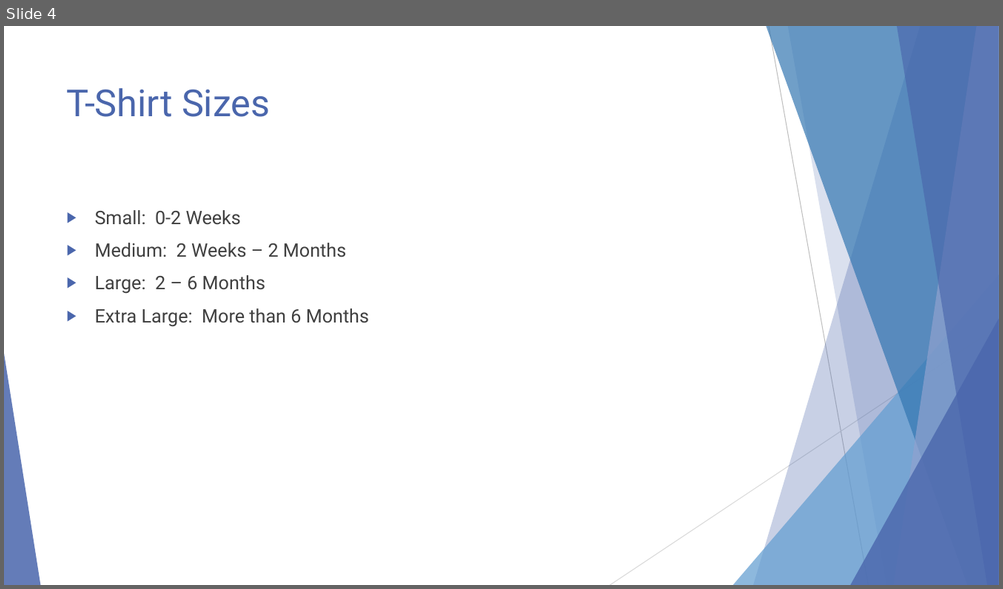
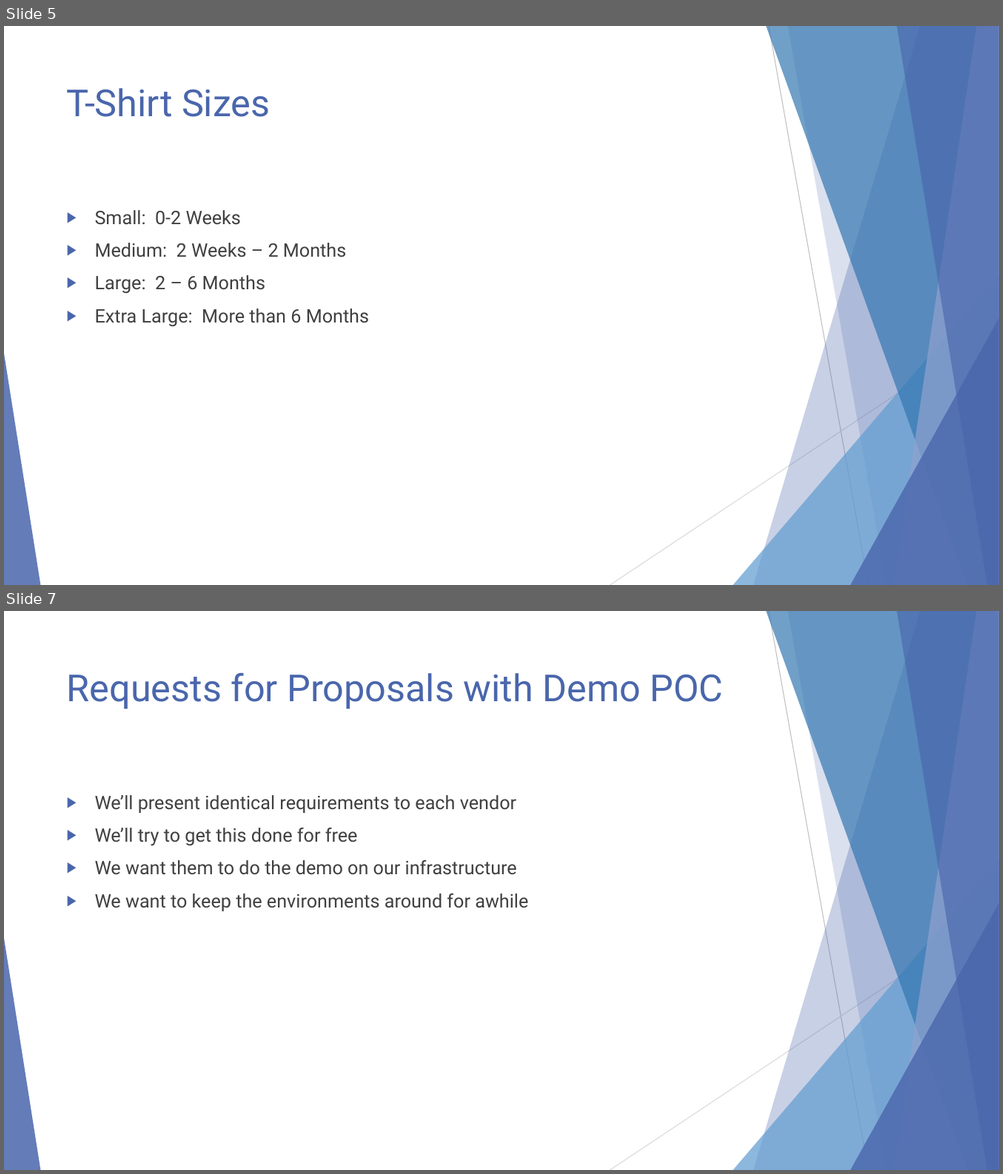
Before and after one commit to EnterpriseProductsLP/docker-straw-man, a slide deck: presentation.pptx. Shown one above the other, each under a label of ours: slide 4 before the commit, slides 5 and 7 after it; the slides between them are not shown. The pictures are 1003x589 and 1003x1174 pixels, drawn with LibreOffice and Linux fonts; fonts in the diff are those of the drawing. Boxes give left, top, right and bottom in pixels: in the first picture for what was removed or moved away, otherwise in the second. Text is boxed around its words. In the diff, an @@ line names an element or a change of style, - is before the commit and + after.

```diff
--- a/presentation.pptx
+++ b/presentation.pptx
@@ slide 7 added at (4,611,999,1170), background #FFFFFF; not listed: 10 template elements that a slide beside it also shows @@
@@ title added at (67,672,723,709), 36 pt, text #4A66AC @@
+Requests for Proposals with Demo POC
@@ text added at (95,795,528,911), 18 pt, text #404040 @@
+▶ We’ll present identical requirements to each vendor
+▶ We’ll try to get this done for free
+▶ We want them to do the demo on our infrastructure
+▶ We want to keep the environments around for awhile
@@ what was slide 4 is now slide 5 @@
```
Also in this commit, not shown: 3 slides changed, 11 other slides added.
